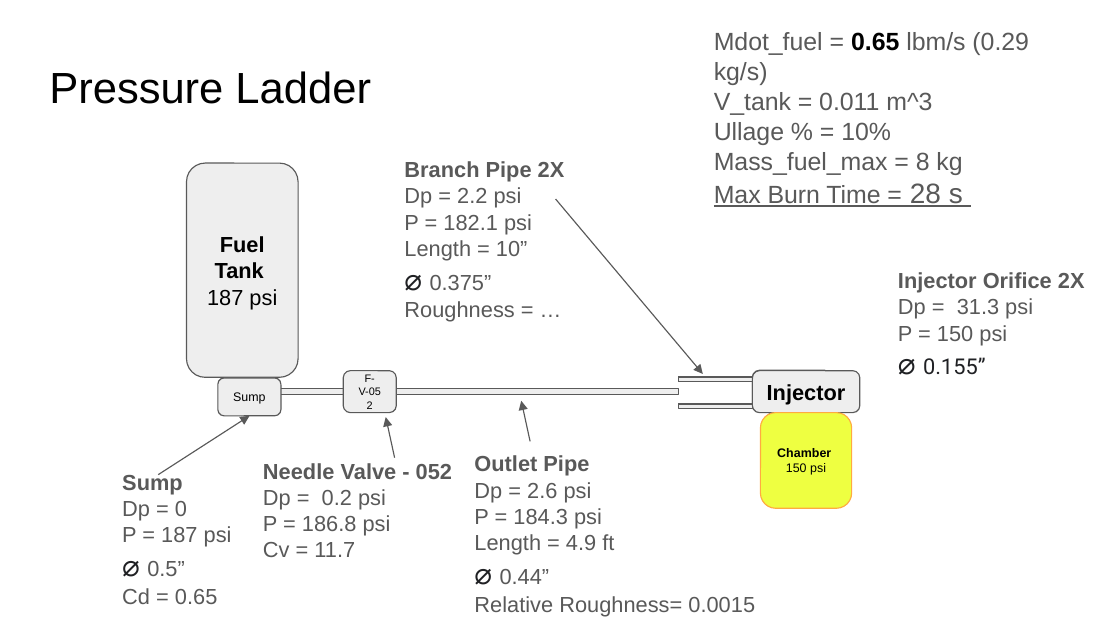
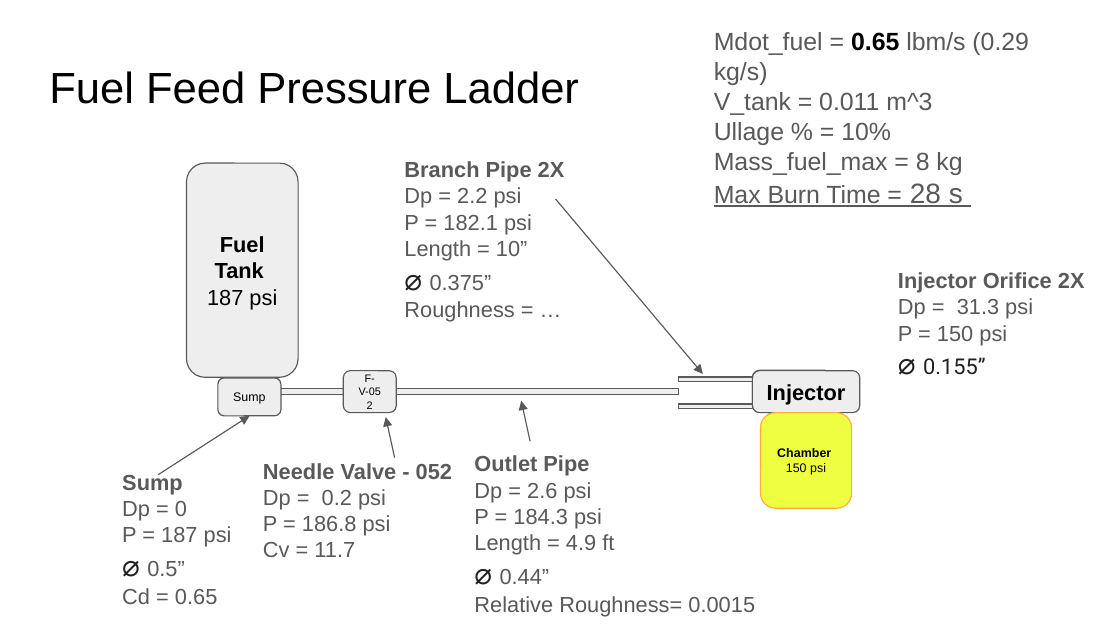
Before and after one commit to ControlSoup/Thrusty, a slide deck: slide 9 of projects/nitrious_engine/presentations/Review.odp (slide 11 before the commit). Drawn at 1120x630 pixels with LibreOffice and Linux fonts; fonts in the diff are those of the drawing. Boxes give left, top, right and bottom in pixels: in the first picture for what was removed or moved away, otherwise in the second. Text is boxed around its words. In the diff, an @@ line names an element or a change of style, - is before the commit and + after.

```diff
--- a/projects/nitrious_engine/presentations/Review.odp
+++ b/projects/nitrious_engine/presentations/Review.odp
@@ title at [49, 71, 578, 104]: text changed @@
-Pressure Ladder
+Fuel Feed Pressure Ladder
```
Also in this commit, not shown: 5 other slides changed, 1 slide removed.
